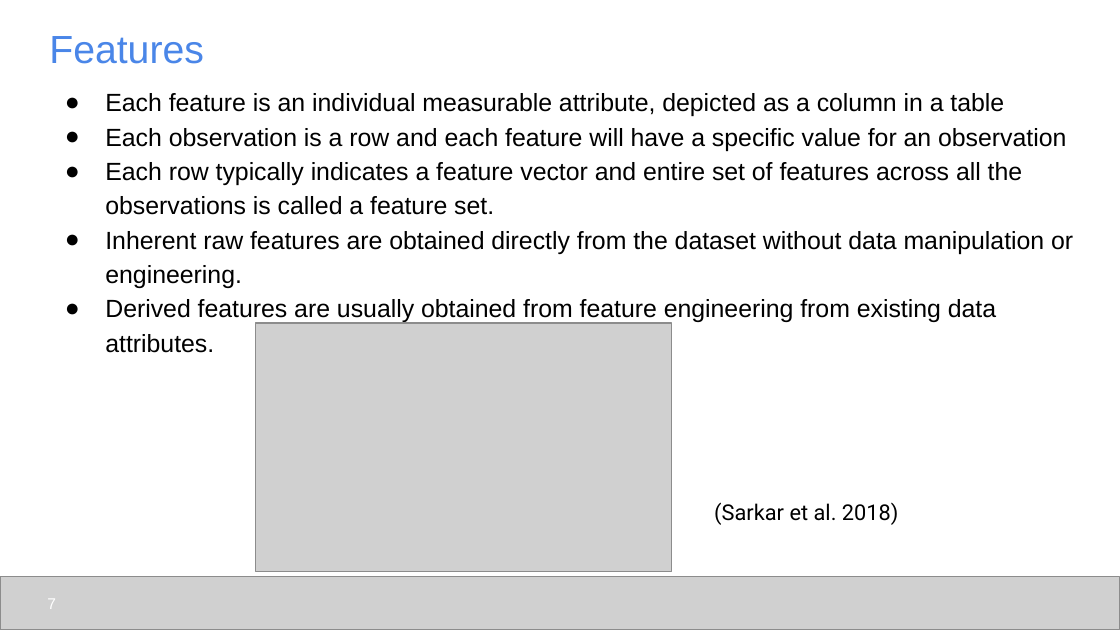
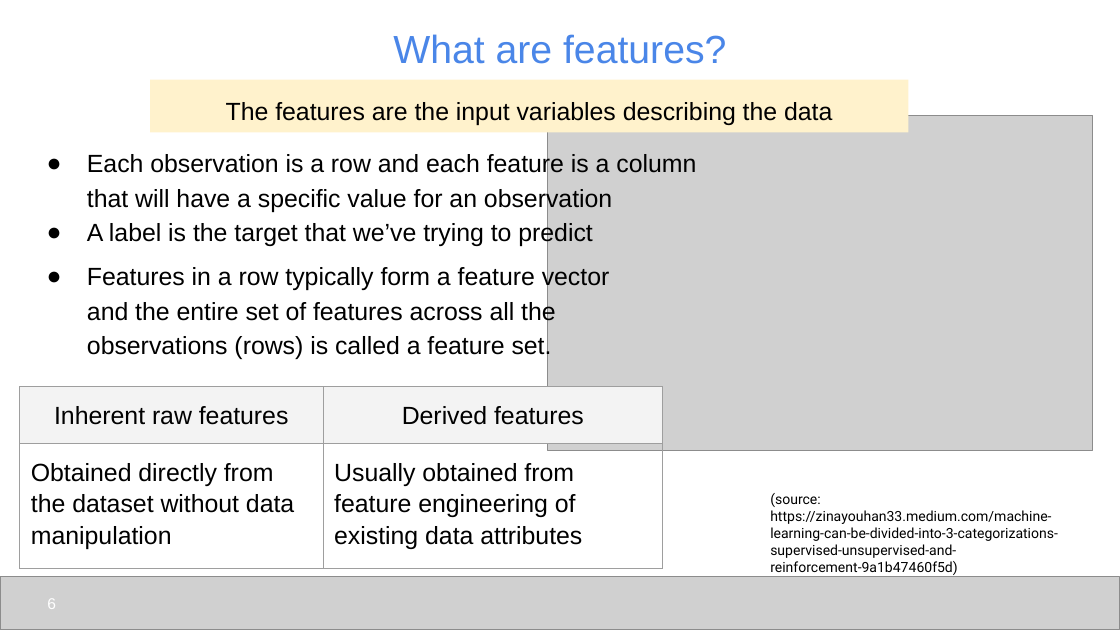
Before and after one commit to udel-cbcb/al_ml_workshop, a slide deck: slide 6 of Day_3/Lectures/Day_3_Lecture_Feature_Engineering_Scaling_Selection.pptx (slide 7 before the commit). Drawn at 1120x630 pixels with LibreOffice and Linux fonts; fonts in the diff are those of the drawing; grey boxes stand for pictures. Boxes give left, top, right and bottom in pixels: in the first picture for what was removed or moved away, otherwise in the second. Text is boxed around its words. In the diff, an @@ line names an element or a change of style, - is before the commit and + after.

```diff
--- a/Day_3/Lectures/Day_3_Lecture_Feature_Engineering_Scaling_Selection.pptx
+++ b/Day_3/Lectures/Day_3_Lecture_Feature_Engineering_Scaling_Selection.pptx
@@ title at (x1=393, y1=34, x2=726, y2=64): text changed @@
-Features
+What are features?
@@ rectangle added at (x1=150, y1=80, x2=908, y2=132), fill #FFF2CC, 16 pt, text #000000 @@
+The features are the input variables describing the data
@@ text removed at (x1=105, y1=93, x2=1073, y2=353) @@
-● Each feature is an individual measurable attribute, depicted as a column in a table
-● Each observation is a row and each feature will have a specific value for an observation
-● Each row typically indicates a feature vector and entire set of features across all the observations is called a feature set.
-● Inherent raw features are obtained directly from the dataset without data manipulation or engineering.
-● Derived features are usually obtained from feature engineering from existing data attributes.
@@ picture added at (x1=548, y1=115, x2=1093, y2=450) @@
@@ text added at (x1=87, y1=152, x2=696, y2=247), 16 pt, text #000000 @@
+● Each observation is a row and each feature is a column that will have a specific value for an observation
+● A label is the target that we’ve trying to predict
@@ text added at (x1=87, y1=265, x2=610, y2=360), 16 pt, text #000000 @@
+● Features in a row typically form a feature vector and the entire set of features across all the observations (rows) is called a feature set.
@@ picture removed at (x1=255, y1=323, x2=671, y2=571) @@
@@ table added at (x1=20, y1=386, x2=663, y2=630), 2 rows, 2 columns @@
+Inherent raw features | Derived features
+Obtained directly from the dataset without data manipulation | Usually obtained from feature engineering of existing data attributes
@@ text removed at (x1=714, y1=502, x2=899, y2=525) @@
-(Sarkar et al. 2018)
@@ text added at (x1=770, y1=493, x2=1058, y2=575), 9 pt, text #000000 @@
+(source: https://zinayouhan33.medium.com/machine-learning-can-be-divided-into-3-categorizations-supervised-unsupervised-and-reinforcement-9a1b47460f5d)
@@ page number at (x1=47, y1=599, x2=56, y2=609): text changed @@
-7
+6
```
Also in this commit, not shown: 29 other slides changed, 1 slide added, 3 slides removed, 12 other files.
